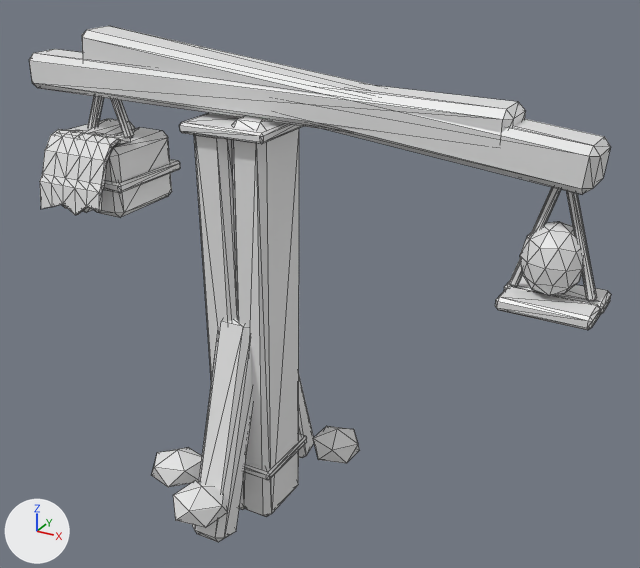
The OBJ model assets/variants/hod_jib_remodel2_a.obj as it was, and as the next commit left it.
Camera for both pictures: a 50 mm lens placed at (1.53, -2.29, 1.96), pointed at (0.24, 0.05, 0.79). Lighting does not change. The marker at lower left points along +X, +Y and +Z. The first picture is the older version. Mesh edges are drawn as thin lines. Where no turn or scale is listed for an object, it has been applied to the vertices.

Names of what the first picture shows: 'hod_jib_remodel2_a'.
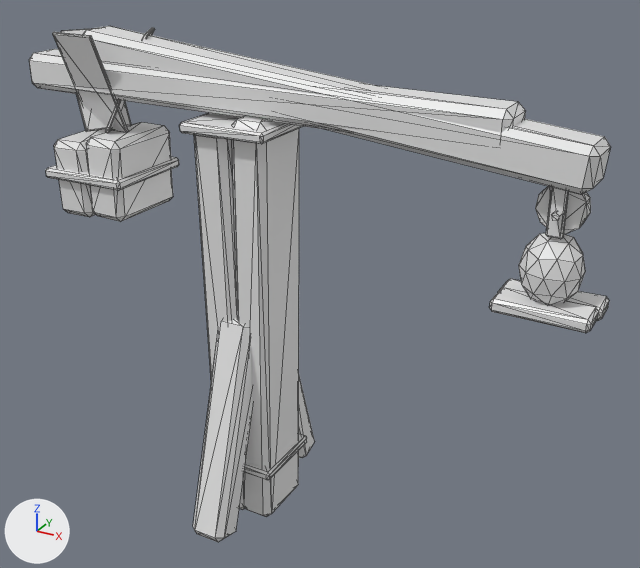
Where the change shows, as pixel boxes (x1, y1, x2, y2) in the pictures (640 x 568 px; the box of a moved part takes in the faces that stretch with it):
part 1 of me_hod_jib_remodel2_a, added: after (86, 122, 173, 222)
part 2 of me_hod_jib_remodel2_a, added: after (551, 210, 562, 221)
part 3 of me_hod_jib_remodel2_a, added: after (519, 233, 585, 305)
part 4 of me_hod_jib_remodel2_a, deleted: before (40, 129, 130, 215)
part 5 of me_hod_jib_remodel2_a, deleted: before (152, 447, 202, 487)
part 6 of me_hod_jib_remodel2_a, deleted: before (313, 426, 359, 464)
part 7 of me_hod_jib_remodel2_a, deleted: before (173, 481, 228, 528)
part 8 of me_hod_jib_remodel2_a, built on: before (68, 96, 180, 218); after (46, 27, 179, 217)
part 9 of me_hod_jib_remodel2_a, moved or reshaped: before (495, 187, 611, 330); after (490, 186, 609, 333)

Diff of the bpy script that builds the scene:
```diff
--- a/assets/variants/hod_jib_remodel2_a.obj.py
+++ b/assets/variants/hod_jib_remodel2_a.obj.py
@@ me_hod_jib_remodel2_a @@
 # used by ob_hod_jib_remodel2_a; location = (0.0, 0.0, 0.0)
-me_hod_jib_remodel2_a.from_pydata(...)  # 582 vertices, 1076 faces; spans x -0.85..1.15, y -0.43..0.35, z -0.12..1.55
+me_hod_jib_remodel2_a.from_pydata(...)  # 762 vertices, 1440 faces; spans x -0.85..1.14, y -0.34..0.35, z -0.12..1.55
+# me_hod_jib_remodel2_a part 1: the loose piece of 24 vertices spanning x -0.7..-0.55, y -0.16..0.15, z 0.95..1.22 is copied, and the copy is moved by (0.15, 0.01, 0.0); it spans x -0.56..-0.41, y -0.15..0.15, z 0.94..1.22
+# me_hod_jib_remodel2_a part 2: a new loose piece, a 5-sided cylinder along y spanning x 0.994..1.017, y -0.074..0.066, z 1.176..1.198, in mat_rope (white #e7e7e7)
+# me_hod_jib_remodel2_a part 3: a new loose piece, an icosphere of 80 faces spanning x 0.91..1.08, y -0.1..0.08, z 0.91..1.12, in mat_core (white #e7e7e7)
+# me_hod_jib_remodel2_a part 4: the loose piece of 96 vertices spanning x -0.69..-0.43, y -0.23..-0.05, z 0.98..1.23 is deleted
+# me_hod_jib_remodel2_a part 5: the loose piece of 12 vertices spanning x -0.3..-0.11, y -0.3..-0.12, z 0.0..0.14 is deleted
+# me_hod_jib_remodel2_a part 6: the loose piece of 12 vertices spanning x 0.14..0.31, y 0.12..0.28, z 0.0..0.14 is deleted
+# me_hod_jib_remodel2_a part 7: the loose piece of 12 vertices spanning x -0.1..0.08, y -0.43..-0.25, z 0.01..0.15 is deleted
+# me_hod_jib_remodel2_a part 8: 29 vertices moved from x -0.72..-0.39, y -0.16..0.16, z 0.95..1.44 to x -0.73..-0.39, y -0.17..0.16, z 0.93..1.43; 87 vertices removed from x -0.73..-0.39, y -0.16..0.17, z 0.95..1.44; 227 vertices added at x -0.76..-0.38, y -0.17..0.16, z 0.93..1.55
+# me_hod_jib_remodel2_a part 9: 7 vertices moved from x 0.86..1.15, y 0.01..0.1, z 0.9..0.93 to x 0.86..1.14, y 0.01..0.1, z 0.88..0.92; 129 vertices removed from x 0.86..1.15, y -0.11..0.1, z 0.9..1.31; 225 vertices added at x 0.84..1.14, y -0.1..0.11, z 0.87..1.27
 me_hod_jib_remodel2_a.materials.append(mat_wood)
@@ me_hod_jib_remodel2_a @@
 me_hod_jib_remodel2_a.materials.append(mat_hide)
-me_hod_jib_remodel2_a.materials.append(mat_stone)  # white #e7e7e7
```
